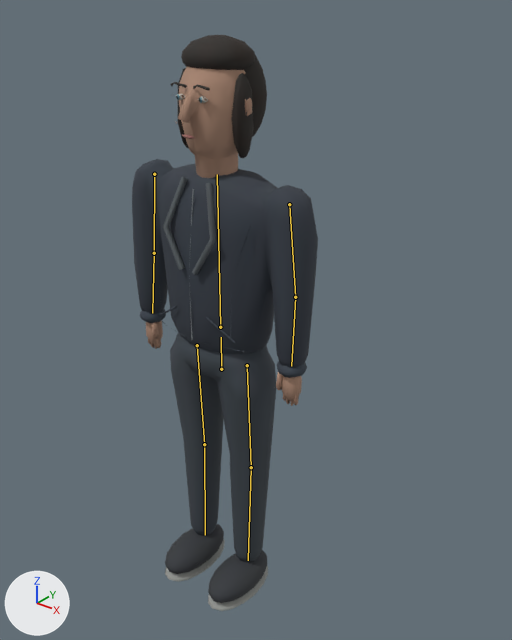
Renders of the glTF model gabriel-portfolio/public/models/low/npc-0.glb from each side of a commit.
Camera for both pictures: a 50 mm camera at (1.321, -1.797, 1.983) aimed at (0.009, -0.157, 0.967). The lights are fixed; the arrows at lower left show +X, +Y and +Z. The picture after the commit comes second. Both versions are drawn at frame 32 of the action 'StandUp'; the numbers are the values there. The bones that change, and the others that lie on the model, are drawn over the model as lines.

In view in the first picture: 'Continuous tailored jacket'.
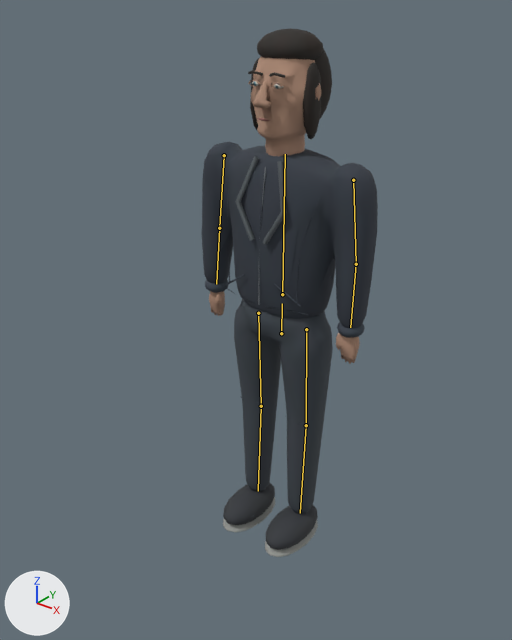
Location of each change, [x1, y1, x2, y2] in pixels of the pictures (512 x 640 px):
'Continuous tailored jacket', posed (8% shorter): before [132, 35, 318, 611]; after [201, 28, 378, 557]
bone 'hips', root to tip: before (221, 369) to (221, 337); after (281, 333) to (282, 303)

What changed in the scene script:
```text
Change bone_hips:
    where bone_hips = bpy.data.objects['Gabriel_Armature'].pose.bones['hips']  # child of 'root'
    bone_hips.location: (0.0, 0.0, 0.32) -> (0.0, 0.0, 0.0)
```
